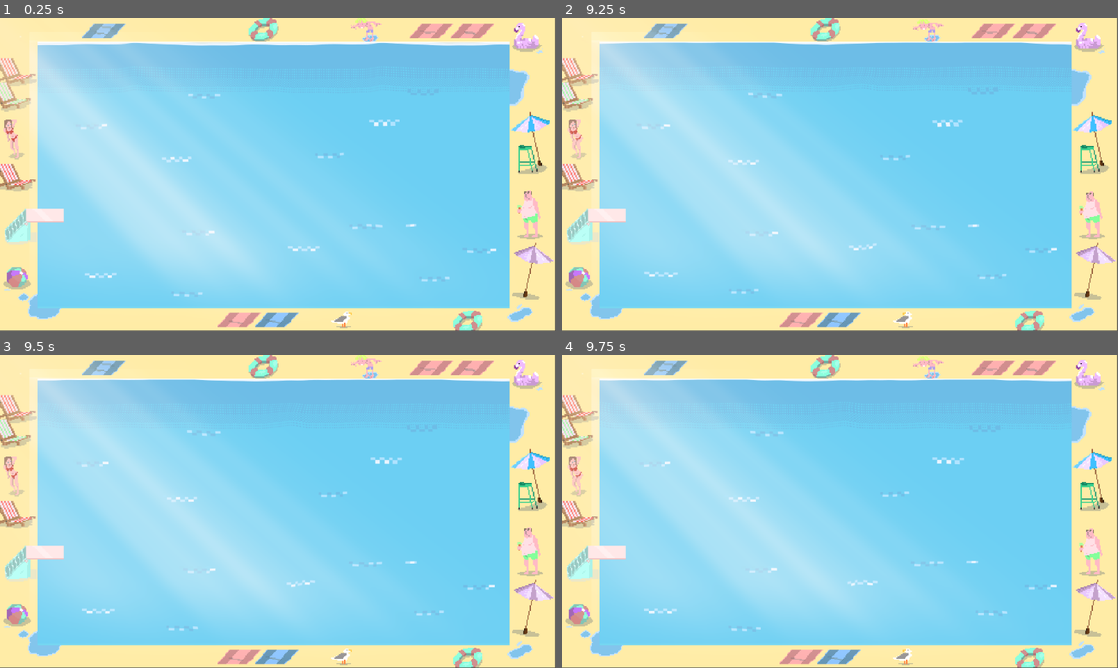
Above: before the commit, frames 1-4 (two rows, left to right).
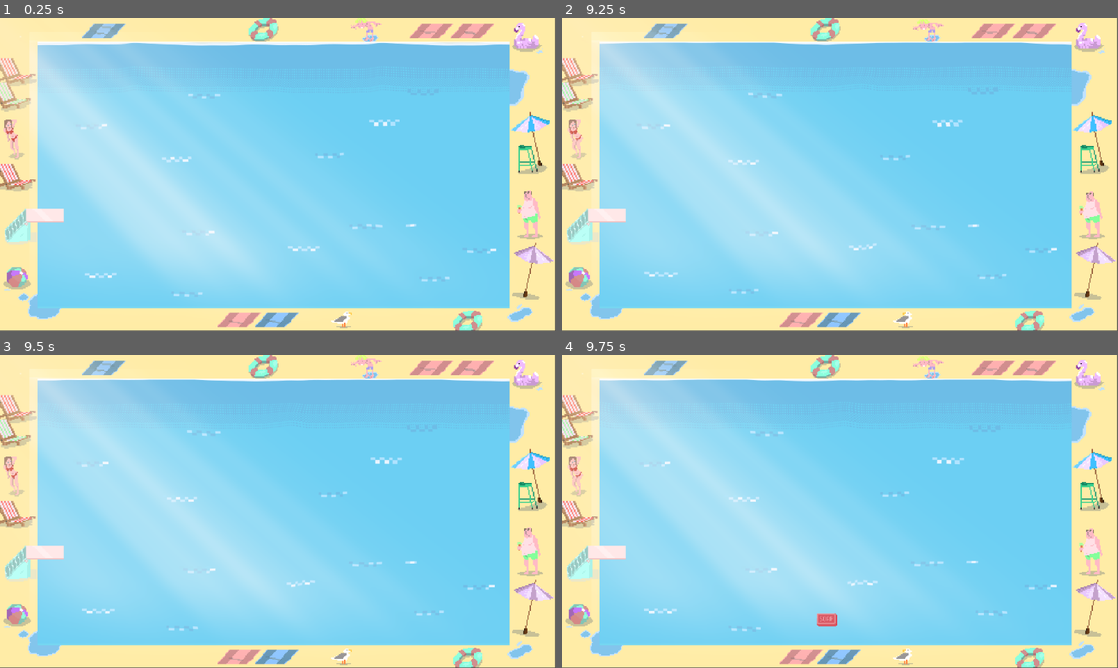
Above: after the commit, the same moments.

Repository: Woktopus/bubble
Game: Godot game, scene res://scenes/main/main.tscn
Same seed, same stepped clock (60 frames per second), same inputs: the game is played once before the commit and once after it.
Inputs (mouse positions are in pixels of both pictures, inside the frame that each line leads up to):
- Up to frame 1 (0.25 s): no input
- Up to frame 2 (9.25 s): move the mouse to (962, 158) at 0.52 s; hold E (player_fire_right) 0.53-1.28 s; move the mouse to (728, 190) at 1.27 s; hold S (player_down) 1.28-2.03 s; move the mouse to (895, 105) at 2.02 s; hold E (player_fire_right) 2.03-2.78 s; move the mouse to (812, 237) at 2.77 s; hold Z (player_up) 2.78-3.53 s; move the mouse to (1006, 221) at 3.52 s; hold A (player_fire_left) 3.53-5.03 s; tap Enter at 4.25 s; move the mouse to (673, 127) at 4.27 s; move the mouse to (867, 174) at 5.02 s; hold S (player_down) 5.03-5.78 s; move the mouse to (756, 96) at 5.77 s; hold E (player_fire_right) 5.78-6.53 s; move the mouse to (962, 158) at 6.52 s; hold Z (player_up) 6.53-7.28 s; tap Space at 7.25 s; move the mouse to (728, 190) at 7.27 s; hold E (player_fire_right) 7.28-8.03 s; move the mouse to (895, 105) at 8.02 s; hold S (player_down) 8.03-8.78 s; move the mouse to (812, 237) at 8.77 s; hold A (player_fire_left) from 8.78 s (still down)
- Up to frame 3 (9.5 s): keep holding A (player_fire_left)
- Up to frame 4 (9.75 s): move the mouse to (1006, 558) at 9.52 s; release A (player_fire_left) at 9.53 s; hold Z (player_up) from 9.53 s (still down)

Frames 1-3 are identical in both runs. In frame 4, 0.2% of the frame differs, in the area x 45-50%, y 82-87%.

Commit message:
add soap event

Diff:
--- a/scenes/events/soap.gd
+++ b/scenes/events/soap.gd
@@ -1,7 +1,7 @@
 extends Area2D
 class_name Soap
 
-var soap_speed : float = 500.0
+var soap_speed : float = 200.0
 var acceleration_speed : float
 var marker_source : Marker2D
 var marker_destination : Marker2D
@@ -15,6 +15,7 @@
 	marker_source = source
 	marker_destination = destination
 	acceleration_speed = acceleration
+	prints("soap setup de  "+str(source.global_position)+" vers "+str(destination.global_position)+"")
 
 func start_soap():
 	position = marker_source.global_position
@@ -35,10 +36,12 @@
 func go_there(delta:float)-> void:
 	if is_moving :
 		position = position.move_toward(destination_position, delta * soap_speed)
+
 	if position == destination_position :
 		is_moving = false
 		queue_free()
 
 func _on_body_entered(body: Node2D) -> void:
 	if "boat" in body.get_groups():
+		print("boat hit soap")
 		body.manage_bubble_hit()
--- a/scenes/main/main.tscn
+++ b/scenes/main/main.tscn
@@ -1,9 +1,10 @@
-[gd_scene load_steps=22 format=3 uid="uid://bmau1vr8akkpp"]
+[gd_scene load_steps=23 format=3 uid="uid://bmau1vr8akkpp"]
 
 [ext_resource type="Script" path="res://scenes/main/main.gd" id="1_2h74v"]
 [ext_resource type="Texture2D" uid="uid://c6kqboj4yhlom" path="res://scenes/main/Screenshot-2021-12-28-122056.png" id="1_hynuu"]
 [ext_resource type="Shader" path="res://water.gdshader" id="1_tfryt"]
 [ext_resource type="Texture2D" uid="uid://nug850bp4b7x" path="res://assets/stage1/waterstg1.png" id="2_uoinm"]
+[ext_resource type="Script" path="res://scenes/main/spawner_event.gd" id="4_ayb0m"]
 [ext_resource type="PackedScene" uid="uid://mjb5wt0n5qkt" path="res://scenes/powerup/powerup.tscn" id="5_7clre"]
 [ext_resource type="Texture2D" uid="uid://dsw5h6cfl4blk" path="res://assets/stage1/decors2-Sheetv2.png" id="7_no7d4"]
 [ext_resource type="Texture2D" uid="uid://ohy2bby3mhsx" path="res://assets/stage1/plongeoir.png" id="7_oft4c"]
@@ -86,6 +87,10 @@
 powerup_scene = ExtResource("5_7clre")
 spawn_area = Rect2(110, 90, 905, 468)
 
+[node name="spawnerEvent" type="Node2D" parent="."]
+z_index = 51
+script = ExtResource("4_ayb0m")
+
 [node name="water" type="Sprite2D" parent="."]
 position = Vector2(572.854, 328)
 scale = Vector2(2.36858, 2.50534)
--- /dev/null
+++ b/scenes/main/spawner_event.gd
@@ -0,0 +1,64 @@
+extends Node2D
+
+@export var min_spawn_interval: float = 5.0
+@export var max_spawn_interval: float = 15.0
+
+var soap_scene = preload("res://scenes/events/soap.tscn")
+
+#var spawned_event = []
+var evet_type = ["soap"]
+
+# Called when the node enters the scene tree for the first time.
+func _ready() -> void:
+
+	var timer = Timer.new()
+	timer.wait_time = randf_range(min_spawn_interval, max_spawn_interval)
+	timer.timeout.connect(_on_SpawnTimer_timeout)
+	add_child(timer)
+	timer.start()
+
+
+# Called every frame. 'delta' is the elapsed time since the previous frame.
+func _process(delta: float) -> void:
+	pass
+
+func _on_SpawnTimer_timeout()->void:
+	print("spawn event")
+	spawn_event()
+
+func spawn_event()->void:
+	# selection de l'event aléatoir
+	var event = evet_type.pick_random()
+	if event == "soap":
+		print("soap event")
+		var markerStart : Marker2D = get_random_eventMarker()
+		var markerDest : Marker2D = get_random_eventMarker()
+		while markerStart.global_position == markerDest.global_position :
+			markerDest = get_random_eventMarker()
+		var new_event : Soap = soap_scene.instantiate()
+		var randf_acceleration = randf_range(20.,100.0)
+		add_child(new_event)
+		new_event.init_soap(markerStart, markerDest, randf_acceleration)
+		new_event.start_soap()
+		#spawned_event.append(new_event)
+
+func get_random_eventMarker()->Marker2D:
+	var rand = randi_range(1,9)
+	if rand == 1 :
+		return $"../EventsMarker/MarkEvent1"
+	elif rand == 2 :
+		return $"../EventsMarker/MarkEvent2"
+	elif rand == 3 :
+		return $"../EventsMarker/MarkEvent3"
+	elif rand == 4 :
+		return $"../EventsMarker/MarkEvent4"
+	elif rand == 5 :
+		return $"../EventsMarker/MarkEvent5"
+	elif rand == 6 :
+		return $"../EventsMarker/MarkEvent6"
+	elif rand == 7 :
+		return $"../EventsMarker/MarkEvent7"
+	elif rand == 8 :
+		return $"../EventsMarker/MarkEvent8"
+	else:
+		return $"../EventsMarker/MarkEvent9"
